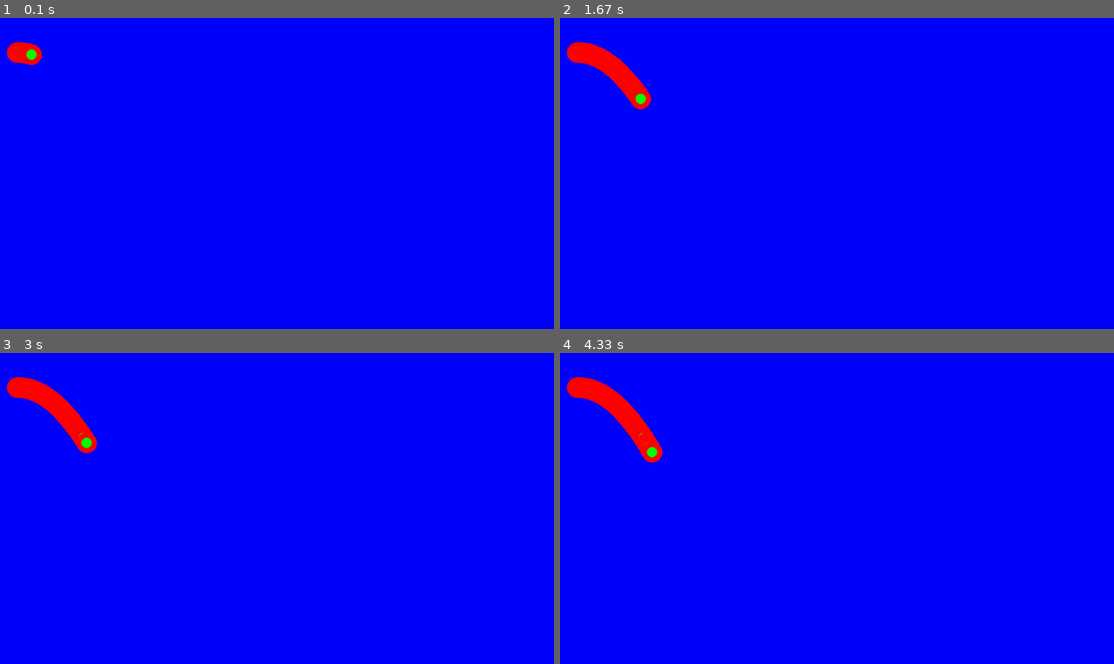
Above: before the commit, frames 1-4 (two rows, left to right).
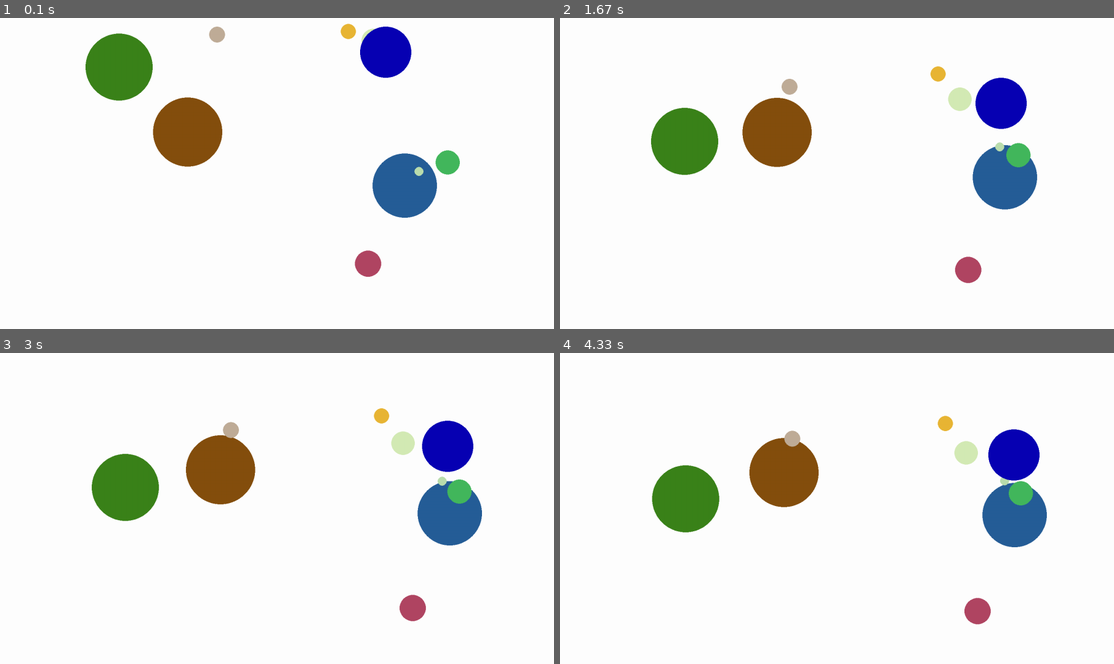
Above: after the commit, the same moments.

Repository: MestreLion/rainballs
Game: pygame game, started from rainballs.py
Two runs of this game, one before a commit and one after it. Both use one fixed random seed, a clock stepped at 60 frames per second and the inputs below. The source is Python 2; it was converted automatically to run under Python 3.
Inputs:
- Up to frame 1 (0.1 s): no input
- Up to frame 2 (1.67 s): tap Space at 0.33, 0.73, 1.03, 1.23 s
- Up to frame 3 (3 s): tap Space at 1.77, 2.32 s
- Up to frame 4 (4.33 s): tap Space at 3.07, 3.95 s

The runs differ from the first frame. In frame 1, 100% of the frame differs, in the area x 0-100%, y 0-100%; in frame 2, 100%; in frame 3, 100%; in frame 4, 100%.

Commit message:
interlude: rain balls!

Diff:
--- a/rainballs.py
+++ b/rainballs.py
@@ -24,6 +24,7 @@
 import sys
 import pygame
 import math
+from random import randint, random, choice
 
 
 # General options
@@ -31,7 +32,8 @@
 FULLSCREEN = False
 DEBUG = False
 AUTOPLAY = True
-TRACE = True
+TRACE = False
+BALLS = 10
 
 
 # Colors
@@ -45,13 +47,13 @@
 # Render stuff
 SCREEN_SIZE = (1600, 900)     # Fullscreen ignores this and always use desktop resolution
 FPS = 0 if BENCHMARK else 60  # 0 for unbounded
-BG_COLOR = BLUE
+BG_COLOR = WHITE
 
 
 # Physics stuff - Units in pixels/second
-GRAVITY = (0, -2000)                 # A vector, like everything else
-DAMPING = (1, 0.8)                   # Velocity restitution coefficient of collisions on boundaries
-FRICTION = 0.3                       # Kinetic coefficient of friction
+GRAVITY = (0, -1200)                 # A vector, like everything else
+DAMPING = (1, 1)                     # Velocity restitution coefficient of collisions on boundaries
+FRICTION = 0.0                       # Kinetic coefficient of friction
 TIMESTEP = 1./(FPS or 60)            # dt of physics simulation
 
 EPSILON_V = max(abs(GRAVITY[0]),
@@ -61,9 +63,9 @@
 
 
 # Ball initial values
-radius = 30
+radius = 100
 pos = [50, 800]
-vel = [500, 0]
+vel = [600, 600]
 elast = (1, 0.7)
 
 
@@ -207,8 +209,14 @@
     background.fill(BG_COLOR)
     screen.blit(background, (0,0))
 
-    balls = pygame.sprite.Group(Ball(RED, radius, pos, vel, elasticity=elast),
-                                Ball(GREEN, radius/2, pos, vel))
+    balls = pygame.sprite.Group()
+    for _ in xrange(BALLS):
+        balls.add(Ball(color=(randint(0,255), randint(0,255), randint(0,255)),
+                       radius=randint(10, radius),
+                       position=[randint(100, screen.get_size()[0]-radius),
+                                 randint(100, screen.get_size()[0]-radius)],
+                       velocity=[randint(50, vel[0]), randint(50, vel[1])],
+                       ))
 
     # -------- Main Game Loop -----------
     trace = TRACE
@@ -267,8 +275,13 @@
                     fpslist.append(clock.get_fps())
                     framecounter = 0
                 framecounter += 1
-                if pygame.time.get_ticks() > 5000:
+                if pygame.time.get_ticks() > 10000:
                     done = True
+            elif not args.fullscreen:
+                if framecounter == FPS:
+                    pygame.display.set_caption("%s - FPS: %7.2f" % (caption,clock.get_fps()))
+                    framecounter = 0
+                framecounter += 1
 
             if step:
                 play = step = False
